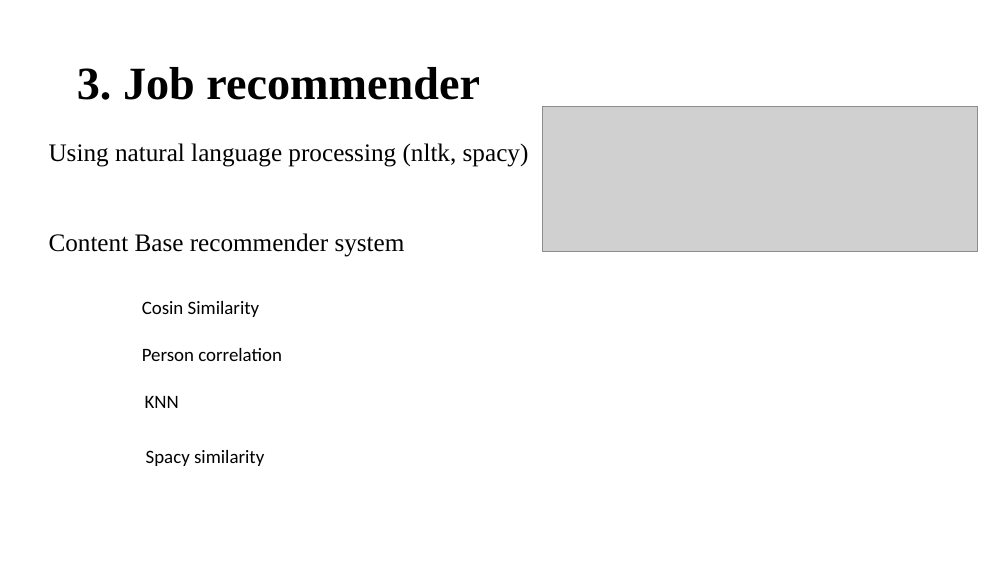
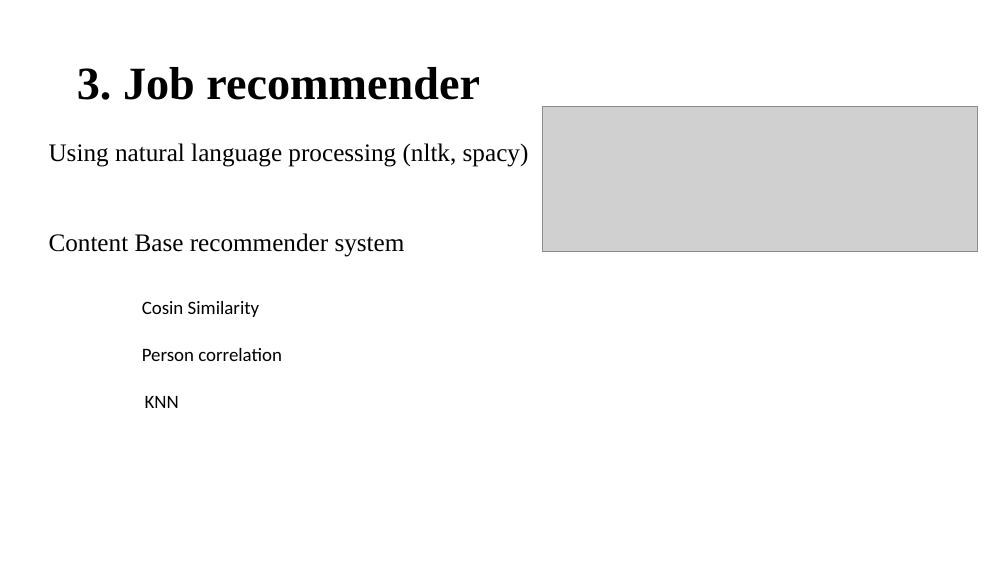
Before and after one commit to thaingoc273/Job-recommender-via-natural-language-processing, a slide deck: slide 7 of JOB RECOMMENDER.pptx. Drawn at 1008x567 pixels with LibreOffice and Linux fonts; fonts in the diff are those of the drawing; grey boxes stand for pictures. Boxes give left, top, right and bottom in pixels: in the first picture for what was removed or moved away, otherwise in the second. Text is boxed around its words. In the diff, an @@ line names an element or a change of style, - is before the commit and + after.

```diff
--- a/JOB RECOMMENDER.pptx
+++ b/JOB RECOMMENDER.pptx
@@ text removed at <box>146,450,264,466</box> @@
-Spacy similarity
```
Also in this commit, not shown: 2 other slides changed, 1 other file.
